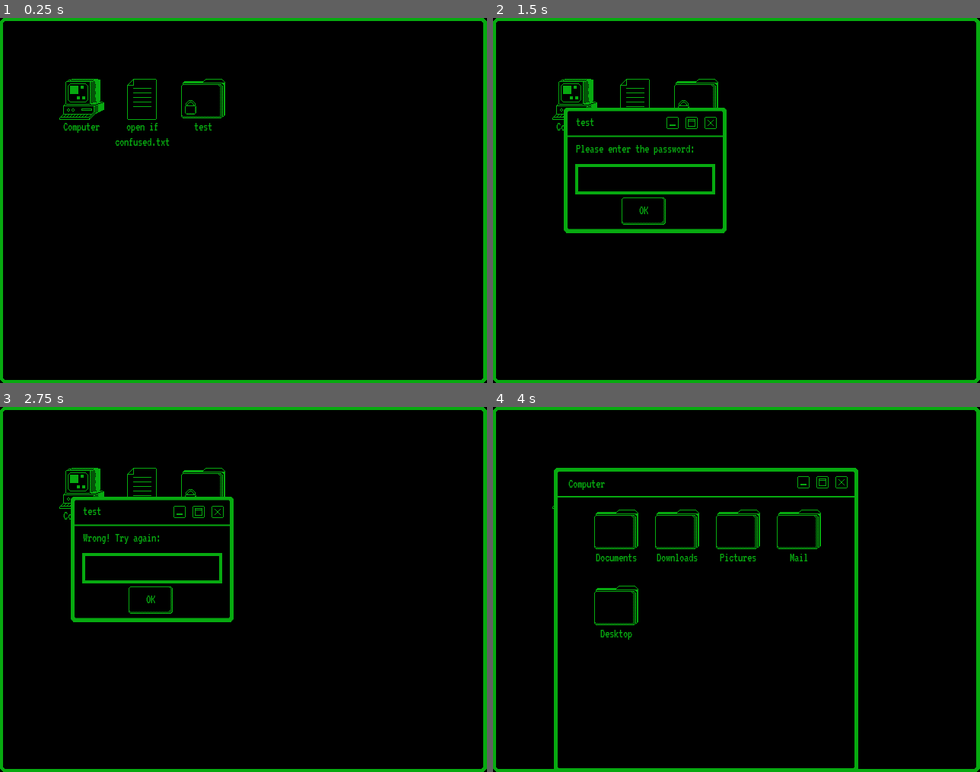
Above: before the commit, frames 1-4 (two rows, left to right).
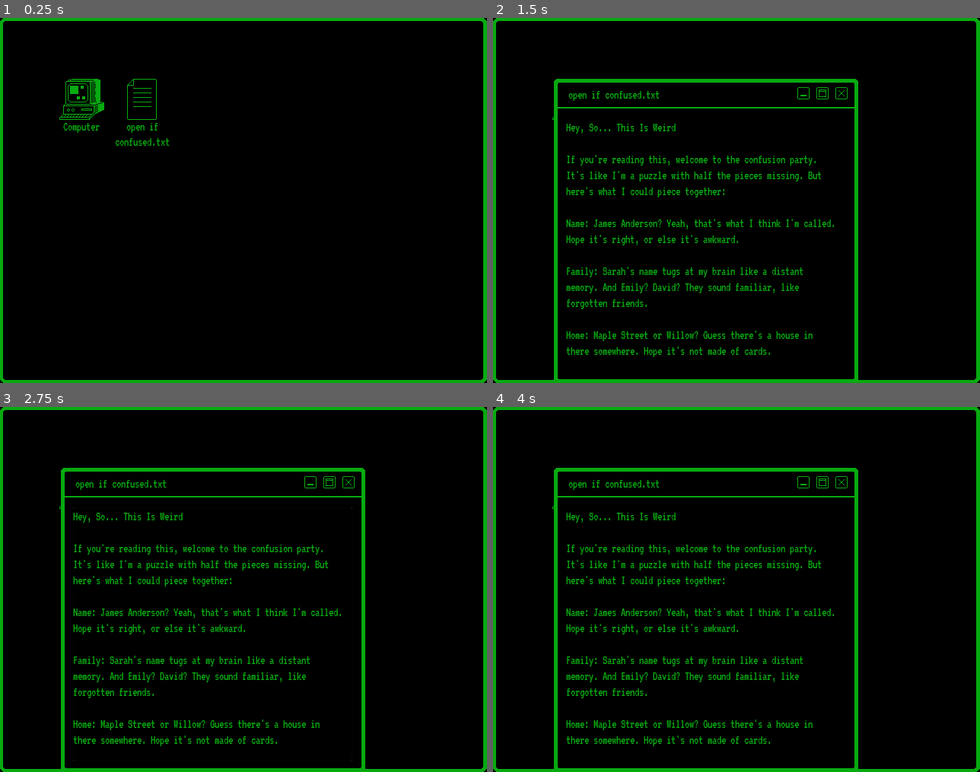
Above: after the commit, the same moments.

Repository: mihna123/dark-files
Game: Godot game, scene res://Scenes/Screen.tscn
Same seed, same stepped clock (60 frames per second), same inputs: the game is played once before the commit and once after it.
Inputs (mouse positions are in pixels of both pictures, inside the frame that each line leads up to):
- Up to frame 1 (0.25 s): no input
- Up to frame 2 (1.5 s): click (697, 98) at 0.5 s, where only the run before the commit has a clickable "test"; click (643, 123) at 1.25 s, where only the run before the commit has a clickable "test"
- Up to frame 3 (2.75 s): click (150, 600) at 2 s, where only the run before the commit has a clickable "OK"
- Up to frame 4 (4 s): click (643, 600) at 2.75 s, where only the run before the commit has a clickable "OK"; click "Computer" at 3.5 s

The runs differ from the first frame. In frame 1, 0.2% of the frame differs, in the area x 37-47%, y 16-31%; in frame 2, 8.9%, in the area x 12-75%, y 16-100%; in frame 3, 8.8%; in frame 4, 5.3%.

Commit message:
removed label changes since it bugs out

Diff:
--- a/Scenes/Window.gd
+++ b/Scenes/Window.gd
@@ -36,6 +36,7 @@
 		position = mouse_pos + past_position
 		position.x = clamp(position.x, 0 - parent_position.x, screen_size.x - parent_position.x)
 		position.y = clamp(position.y, 150 - parent_position.y , screen_size.y - parent_position.y)
+
 
 func allow_text(text):
 	text_file = true
@@ -76,21 +77,6 @@
 	var input = $pass.text
 	$pass.text = ""
 	if input == password:
-		print("input is correct")
-		$Label.text = "Correct!"
-		print("starting correct timer")
-		$CorrectTimer.start()
-	else:
-		$Label.text = "Wrong! Try again:"
-
-
-func _on_CorrectTimer_timeout():
-	print("correct timer timeot")
-	$Label.text = "Decripting file..."
-	$DecriptingTimer.start()
-
-
-func _on_DecriptingTimer_timeout():
-	var root = get_node("/root")
-	root.add_child(pass_wnd)
-	queue_free()
+		var root = get_node("/root")
+		root.add_child(pass_wnd)
+		queue_free()
--- a/Scenes/Wnd_pass.tscn
+++ b/Scenes/Wnd_pass.tscn
@@ -104,12 +104,4 @@
 text = "OK"
 align = 1
 
-[node name="DecriptingTimer" type="Timer" parent="." index="12"]
-one_shot = true
-
-[node name="CorrectTimer" type="Timer" parent="." index="13"]
-one_shot = true
-
 [connection signal="pressed" from="OKButton" to="." method="_on_OKButton_pressed"]
-[connection signal="timeout" from="DecriptingTimer" to="." method="_on_DecriptingTimer_timeout"]
-[connection signal="timeout" from="CorrectTimer" to="." method="_on_CorrectTimer_timeout"]
--- a/filesys/file_system.gd
+++ b/filesys/file_system.gd
@@ -308,13 +308,4 @@
 		"password":"1234",
 		"img":"res://art/dead.png"
 	},
-	{
-		"file_id":34,
-		"file_name":"test",
-		"text_content":"",
-		"sub_files":[],
-		"desktop":true,
-		"password":"1",
-		"img":""
-	},
 ]
